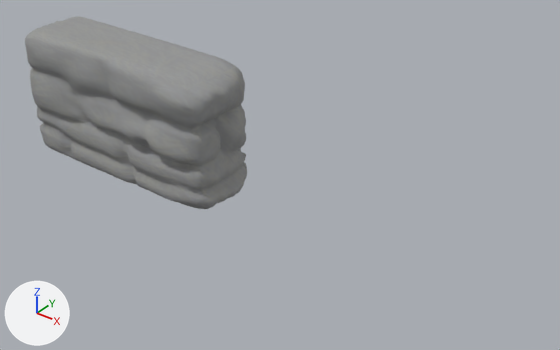
Renders of the Blender file 3D-models/rock.blend from each side of a commit.
The view is the same before and after, from a 50 mm lens placed at (8.75, -7.76, 5.41), pointed at (2.86, 0.15, -0.33). Every picture has the same lights, and +X, +Y and +Z are marked at lower left.
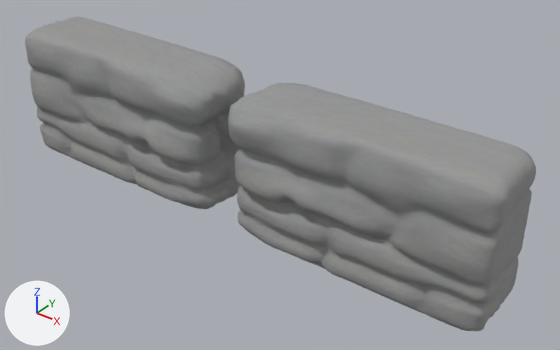
The newer file is also turned or shifted as a whole; pictures and numbers use the older file's frame.

Changed parts and their boxes (x1, y1, x2, y2) in the pictures (560 x 350 px):
'Cube.001', added
    after: (228, 83, 536, 331)

Edits to the bpy script that builds the scene:
```text
Add me_cube_002:
    me_cube_002.from_pydata(...)  # 6146 vertices, 6144 faces; spans x -2.13..1.93, y -0.73..0.6, z -1.08..1.08
    me_cube_002.polygons.foreach_set('use_smooth', [True] * 6144)
    me_cube_002.materials.append(mat_rock)  # picture img_rock_diffuse_jpg
Add ob_cube_001:
    ob_cube_001 = bpy.data.objects.new('Cube.001', me_cube_002)
    ob_cube_001.location = (4.5, -0.02, -0.02)
```
